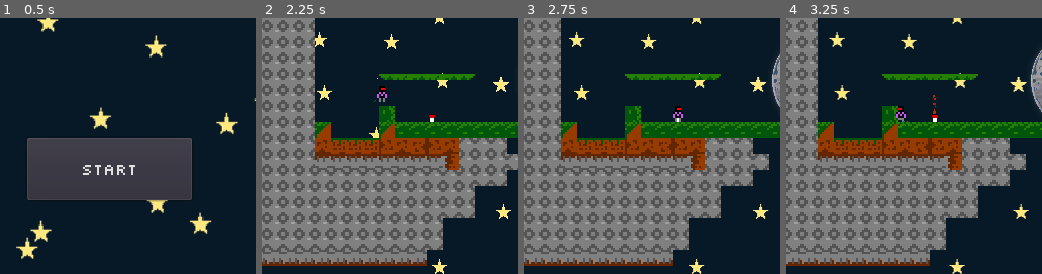
Above: before the commit, frames 1-4 (left to right).
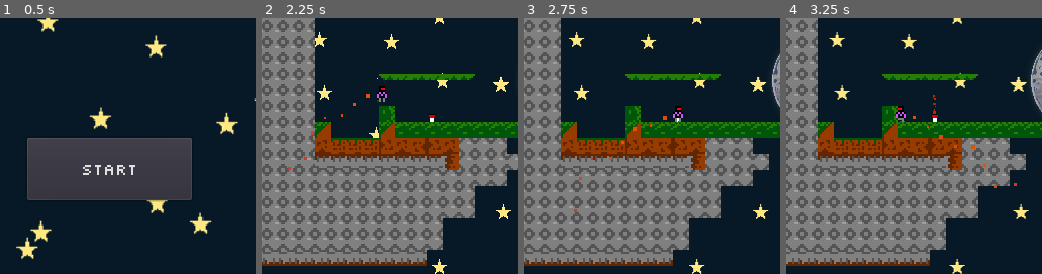
Above: after the commit, the same moments.

Repository: PandorasGit/P2-paroberts
Game: Godot game, scene res://MainMenu/MainMenu.tscn
Same seed, same stepped clock (60 frames per second), same inputs: the game is played once before the commit and once after it.
Inputs:
- Up to frame 1 (0.5 s): no input
- Up to frame 2 (2.25 s): click "START" at 0.5 s; tap Enter at 1.25 s; hold D (move_right) from 1.28 s (still down); tap Space (jump) at 1.52 s
- Up to frame 3 (2.75 s): keep holding D (move_right); tap Space (jump) at 2.27 s
- Up to frame 4 (3.25 s): release D (move_right) at 2.78 s; hold A (move_left) from 2.78 s (still down)
The pictures show only the part of the screen within x 30-80%, y 27-77%; the shares and areas given below are measured in that part.

Frame 1 is identical in both runs. In frame 2, 0.1% of the frame differs, in the area x 10-46%, y 29-60%; in frame 3, 0.1%; in frame 4, 0.1%, in the area x 43-91%, y 38-67%.

Commit message:
Move walk particles to end of the sprite

Diff:
--- a/project/Player/Player.tscn
+++ b/project/Player/Player.tscn
@@ -49,6 +49,7 @@
 playing = true
 
 [node name="WalkParticles" type="CPUParticles2D" parent="Visuals"]
+position = Vector2( 1.5, 0 )
 emitting = false
 direction = Vector2( -1, 0 )
 spread = 16.51
@@ -69,3 +70,16 @@
 gravity = Vector2( 0, 0 )
 initial_velocity = 8.0
 color = Color( 0.623529, 0.0901961, 0.0901961, 1 )
+
+[node name="JetPackParticles" type="CPUParticles2D" parent="Visuals"]
+position = Vector2( -1.5, -5 )
+lifetime = 2.0
+direction = Vector2( -1, 0.5 )
+spread = 10.32
+gravity = Vector2( 0, 10 )
+initial_velocity = 30.0
+scale_amount = 2.0
+scale_amount_random = 1.0
+color = Color( 0.776471, 0.219608, 0.219608, 1 )
+hue_variation = 0.1
+hue_variation_random = 0.51
